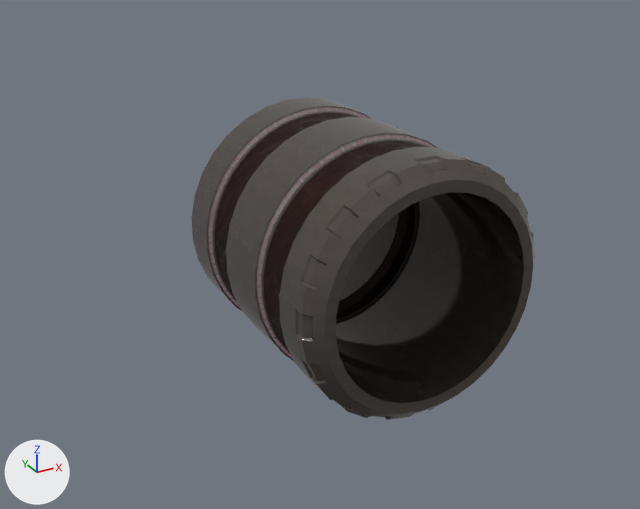
The glTF model gfx/ship3d/Zebra/zebra_pirate.gltf: old version first, new version second.
The view is the same before and after, from a 50 mm lens placed at (-6.78, -13.98, 5.6), pointed at (0.31, -1.1, -0.85). Lighting does not change. The marker at lower left points along +X, +Y and +Z. Where no turn or scale is listed for an object, it has been applied to the vertices.

The first picture shows 'BarrelLP.003'.
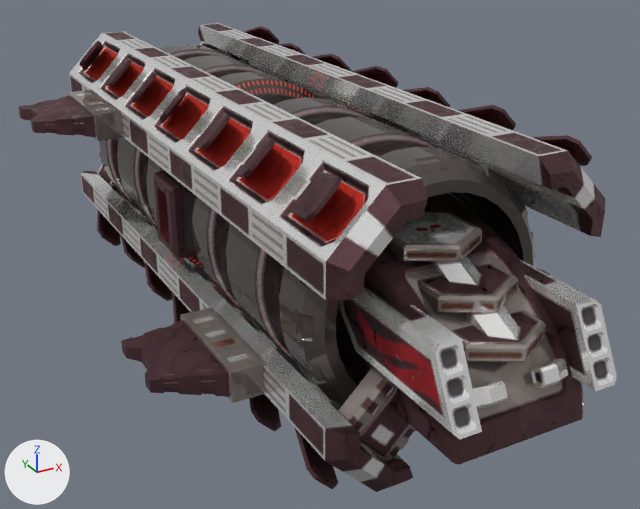
Where the change shows, as pixel boxes (x1, y1, x2, y2) in the pictures (640 x 509 px):
'Base', added
    after: (18, 23, 617, 492)
'BarrelLP.001', added
    after: (99, 44, 317, 269)
'BarrelLP.003', unchanged, covered by the edit
    before: (192, 97, 535, 420)
    after: (192, 97, 535, 406)

Edits to the bpy script that builds the scene:
```text
Add img_pirate_zebra_normal:
    img_pirate_zebra_normal = load_image('pirate_zebra_normal', 'pirate_zebra_normal.webp', 1024, 1024, 'Non-Color')
Add img_pirate_zebra_emit:
    img_pirate_zebra_emit = load_image('pirate_zebra_emit', 'pirate_zebra_emit.webp', 1024, 1024, 'sRGB')
Add img_pirate_zebra_diffuse:
    img_pirate_zebra_diffuse = load_image('pirate_zebra_diffuse', 'pirate_zebra_diffuse.webp', 1024, 1024, 'sRGB')
Add img_pirate_zebra_metallic_pirate_zebra_roughness:
    img_pirate_zebra_metallic_pirate_zebra_roughness = load_image('pirate_zebra_metallic-pirate_zebra_roughness', 'pirate_zebra_metallic-pirate_zebra_roughness.webp', 1024, 1024, 'Non-Color')
Add mat_material_003:
    mat_material_003 = bpy.data.materials.new('Material.003')
    # uses the picture img_pirate_zebra_diffuse
    # uses the picture img_pirate_zebra_emit
    # uses the picture img_pirate_zebra_metallic_pirate_zebra_roughness
    # uses the picture img_pirate_zebra_normal
Add me_cylinder_019:
    me_cylinder_019.from_pydata(...)  # 768 vertices, 1472 faces; spans x -1.99..1.99, y 0.58..5.0, z -1.99..1.99
    me_cylinder_019.materials.append(mat_material_002)
Add ob_barrellp_001:
    ob_barrellp_001 = bpy.data.objects.new('BarrelLP.001', me_cylinder_019)
    ob_barrellp_001.location = (0.0, 0.0, 0.0)
Add ob_base:
    ob_base = bpy.data.objects.new('Base', me_cylinder_003.copy())  # the mesh of ob_base
    ob_base.location = (0.0, 0.0, 0.0)
```
